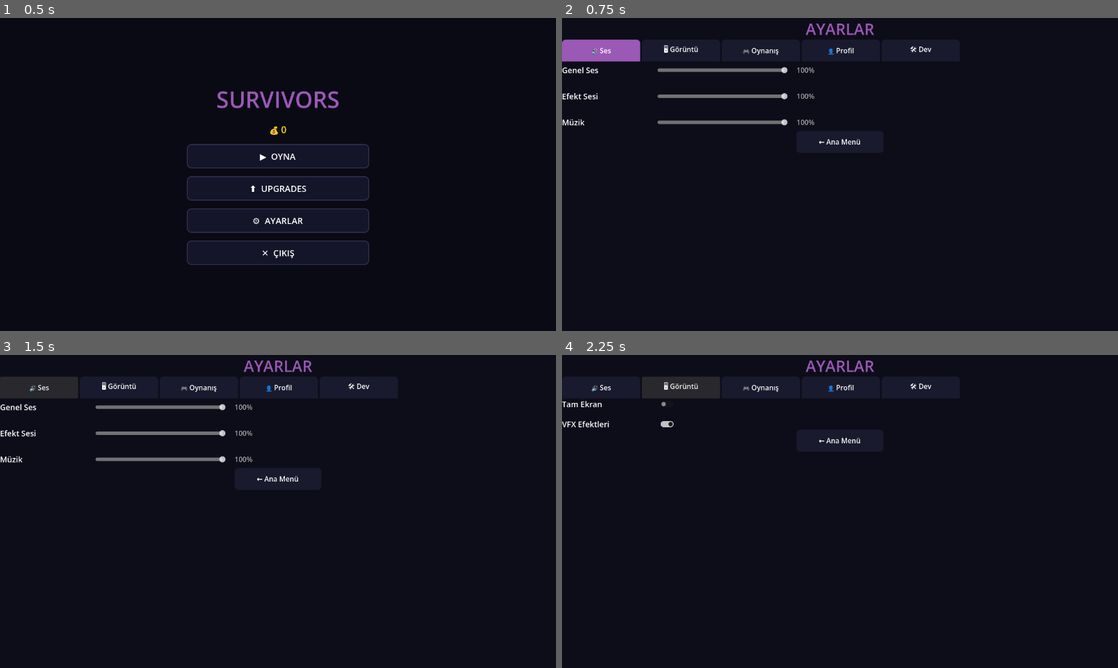
Above: before the commit, frames 1-4 (two rows, left to right).
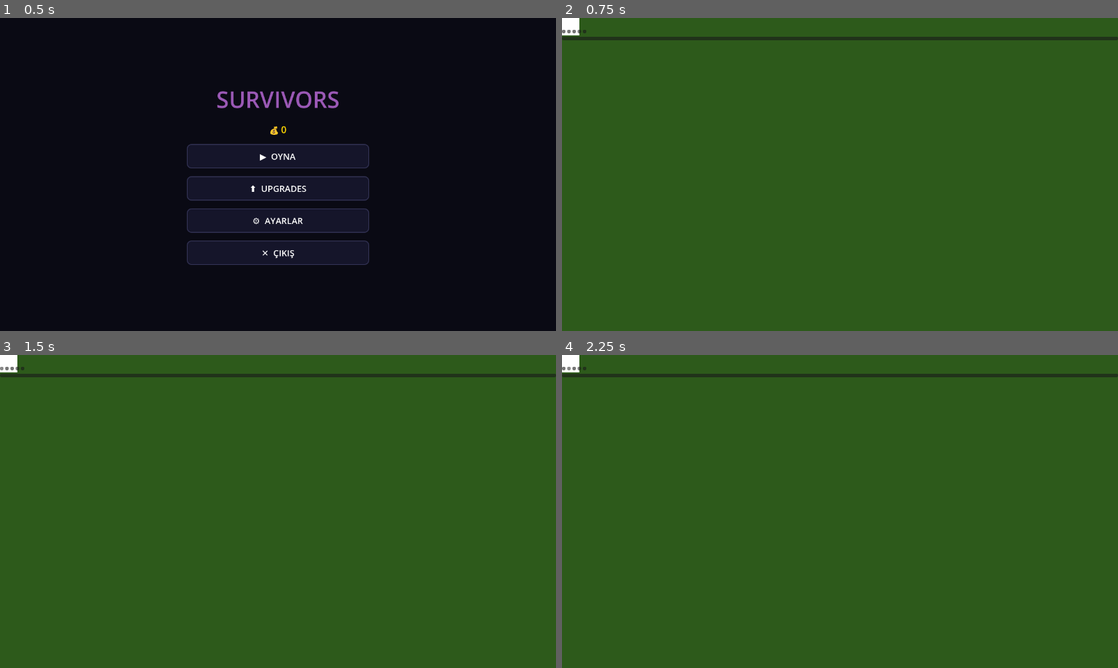
Above: after the commit, the same moments.

Repository: jegy911/survivors-clone
Game: Godot game, scene res://ui/main_menu.tscn
Two runs of this game, one before a commit and one after it. Both use one fixed random seed, a clock stepped at 60 frames per second and the inputs below. Sound files missing from this copy of the repository are replaced by a short silence.
Inputs (mouse positions are in pixels of both pictures, inside the frame that each line leads up to; where the layout moved, square brackets give the same spot in the first picture):
- Up to frame 1 (0.5 s): no input
- Up to frame 2 (0.75 s): click "⚙ AYARLAR" at 0.5 s
- Up to frame 3 (1.5 s): click (0, 367) [38, 386] at 1.25 s
- Up to frame 4 (2.25 s): click (567, 367) [678, 386] at 2 s

Frame 1 is identical in both runs. In frame 2, 100% of the frame differs, in the area x 0-100%, y 0-100%; in frame 3, 100%; in frame 4, 100%.
Error after the commit: Parse Error: Closing ")" doesn't have an opening counterpart. (res://ui/settings.gd:177)

Commit message:
Update settings.gd

Diff:
--- a/ui/settings.gd
+++ b/ui/settings.gd
@@ -137,6 +137,44 @@
 		else:
 			DisplayServer.window_set_mode(DisplayServer.WINDOW_MODE_WINDOWED)
 		SaveManager.save_game()
+	)
+
+	# Çözünürlük seçimi
+	var res_row = HBoxContainer.new()
+	res_row.add_theme_constant_override("separation", 20)
+	vbox.add_child(res_row)
+	var res_label = Label.new()
+	res_label.text = "Çözünürlük"
+	res_label.custom_minimum_size = Vector2(200, 0)
+	res_label.add_theme_color_override("font_color", Color.WHITE)
+	res_label.add_theme_font_size_override("font_size", 18)
+	res_row.add_child(res_label)
+	var resolutions = [
+		Vector2i(1920, 1080),
+		Vector2i(1600, 900),
+		Vector2i(1366, 768),
+		Vector2i(1280, 720),
+		Vector2i(1024, 768),
+		Vector2i(800, 600),
+	]
+	var res_dropdown = OptionButton.new()
+	res_dropdown.custom_minimum_size = Vector2(220, 40)
+	var current_size = DisplayServer.window_get_size()
+	for i in resolutions.size():
+		var r = resolutions[i]
+		res_dropdown.add_item("%d x %d" % [r.x, r.y])
+		if current_size == r:
+			res_dropdown.selected = i
+	res_dropdown.item_selected.connect(func(idx):
+		var r = resolutions[idx]
+		DisplayServer.window_set_size(r)
+		DisplayServer.window_set_mode(DisplayServer.WINDOW_MODE_WINDOWED)
+		SaveManager.settings["fullscreen"] = false
+		SaveManager.settings["resolution_x"] = r.x
+		SaveManager.settings["resolution_y"] = r.y
+		SaveManager.save_game()
+	)
+	res_row.add_child(res_dropdown)
 	)
 
 	_add_toggle(vbox, "VFX Efektleri", SaveManager.settings.get("show_vfx", true), func(val):
